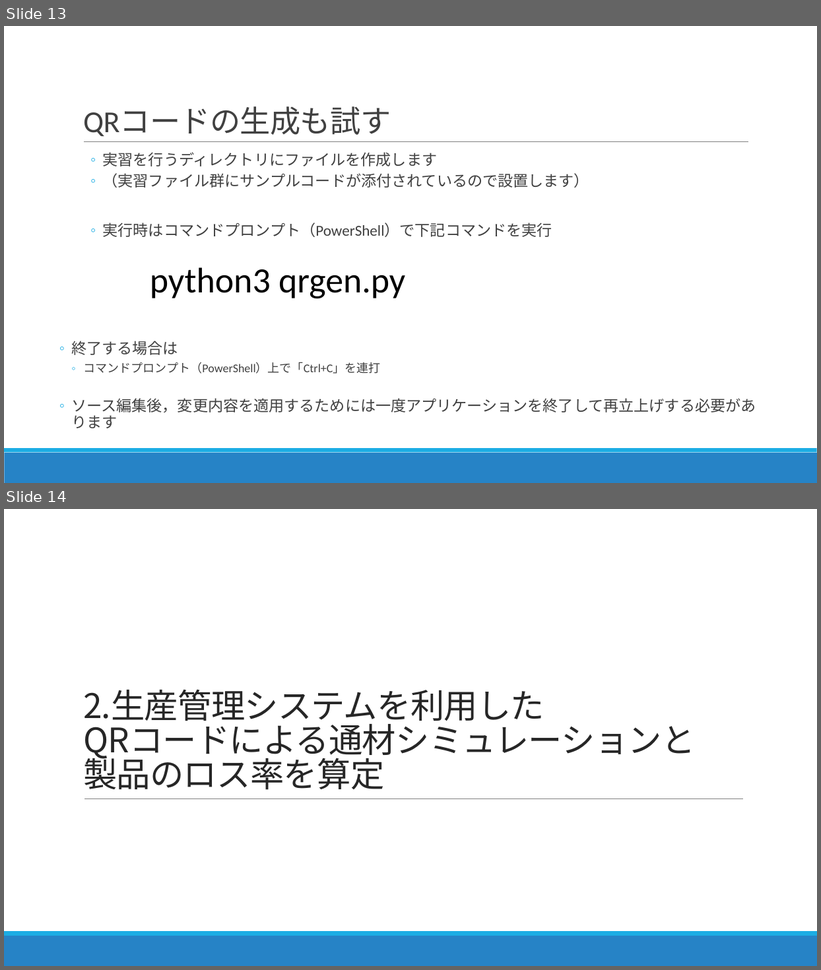
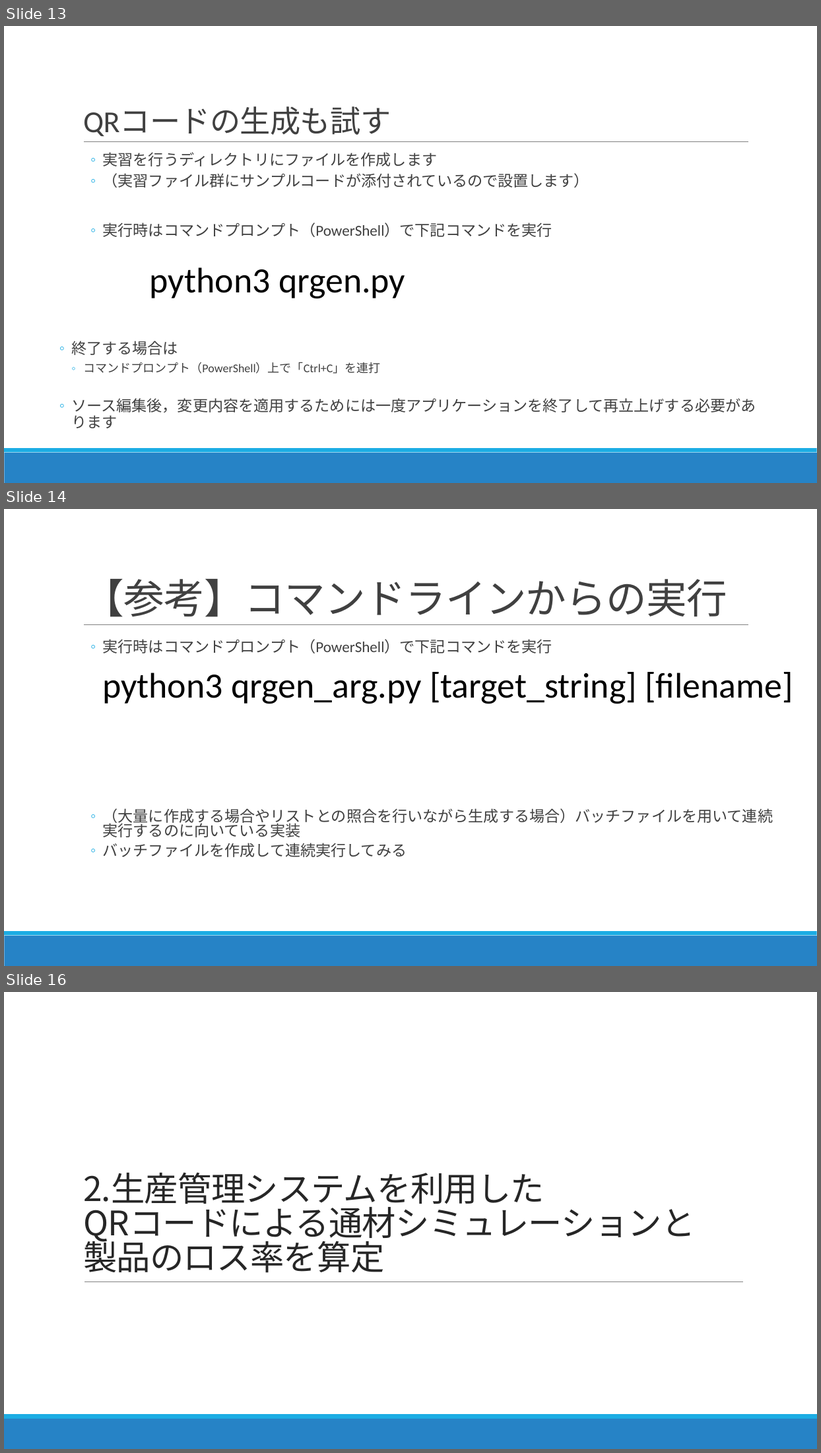
Before and after one commit to nc30mtd/noastec-smiottk, a slide deck: IoTセミナーテキスト.pptx. Shown one above the other, each under a label of ours: slides 13 and 14 before the commit, slides 13, 14 and 16 after it; the slides between them are not shown. The pictures are 821x970 and 821x1453 pixels, drawn with LibreOffice and Linux fonts; fonts in the diff are those of the drawing. Boxes give left, top, right and bottom in pixels: in the first picture for what was removed or moved away, otherwise in the second. Text is boxed around its words. In the diff, an @@ line names an element or a change of style, - is before the commit and + after.

Commit message:
スライドの追加

```diff
--- a/IoTセミナーテキスト.pptx
+++ b/IoTセミナーテキスト.pptx
@@ slide 14 added at box(4, 509, 817, 966), background #FFFFFF; not listed: 3 template elements that a slide beside it also shows @@
@@ title added at box(83, 579, 727, 617), 48 pt, text #404040 @@
+【参考】コマンドラインからの実行
@@ text added at box(103, 639, 552, 654), 18 pt, text #404040 @@
+  ◦ 実行時はコマンドプロンプト（PowerShell）で下記コマンドを実行
@@ text added at box(102, 672, 793, 704), 42 pt, text #000000 @@
+python3 qrgen_arg.py [target_string] [filename]
@@ text added at box(103, 809, 773, 857), 18 pt, text #404040 @@
+  ◦ （大量に作成する場合やリストとの照合を行いながら生成する場合）バッチファイルを用いて連続実行するのに向いている実装
+  ◦ バッチファイルを作成して連続実行してみる
@@ what was slide 14 is now slide 16 @@
```
Also in this commit, not shown: 1 other slide added, 2 other files.
